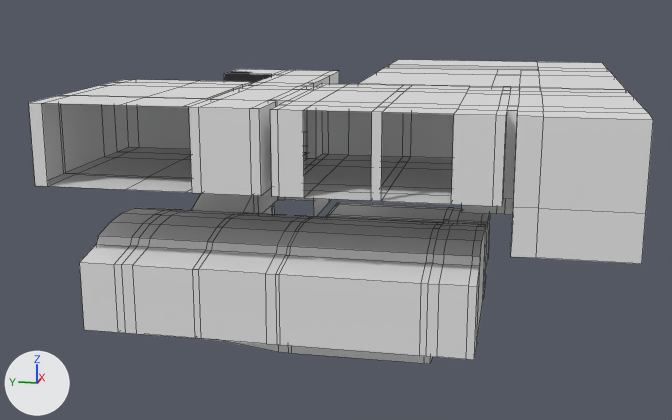
The FBX model Assets/models/new_journey_home/home v3 with roof.fbx as it was, and as the next commit left it.
Rendered twice from a camera (50 mm lens) standing at (-87.3, -6.6, 23.6) and looking at (-39.0, 3.1, 11.6). Lighting does not change. The marker at lower left points along +X, +Y and +Z. Mesh edges are drawn as thin lines.

In view in the first picture: 'Flat', 'Roof'.
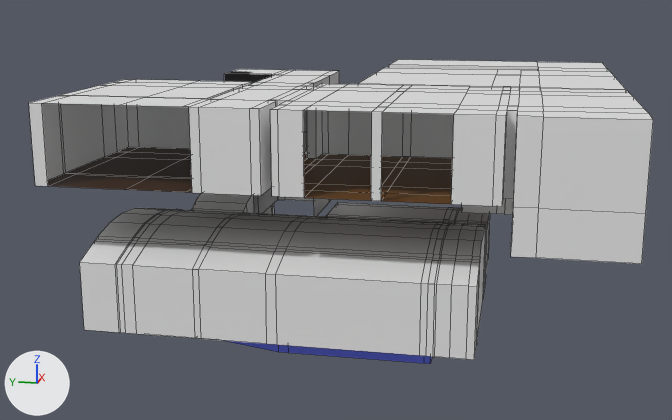
The change, as a diff of the scene's bpy script:
```diff
--- a/Assets/models/new_journey_home/home v3 with roof.fbx.py
+++ b/Assets/models/new_journey_home/home v3 with roof.fbx.py
@@ mat_dark_wooden_planks @@
+mat_dark_wooden_planks = principled_material('Dark wooden planks')
+mat_dark_wooden_planks.base_color = (0.0522, 0.0211, 0.00714)  # brown #412814
@@ mat_plaster @@
+mat_plaster = principled_material('Plaster')
+mat_plaster.base_color = (0.8, 0.8, 0.8)  # white #e7e7e7
@@ mat_gress @@
+mat_gress = principled_material('gress')
+mat_gress.base_color = (0.8, 0.8, 0.8)  # white #e7e7e7
@@ mat_pool_tiles @@
+mat_pool_tiles = principled_material('Pool tiles')
+mat_pool_tiles.base_color = (0.106, 0.137, 0.8)  # blue #5c67e7
@@ mat_dark_gress @@
+mat_dark_gress = principled_material('dark gress')
+mat_dark_gress.base_color = (0.402, 0.402, 0.402)  # grey #aaaaaa
@@ mat_wooden_planks @@
+mat_wooden_planks = principled_material('Wooden Planks')
+mat_wooden_planks.base_color = (0.147, 0.0577, 0.00717)  # brown #6b4414
@@ mat_pool_glow @@
+mat_pool_glow = principled_material('pool glow')
+mat_pool_glow.base_color = (1.0, 1.0, 1.0)  # white #ffffff
@@ me_plane_001 @@
 # used by ob_flat; location = (-38.32, 1.26, 12.87)
-me_plane_001.from_pydata(...)  # 749 vertices, 645 faces; spans x -12.7..12.7, y -12.7..12.7, z -5.7..5.8
+me_plane_001.from_pydata(...)  # 880 vertices, 774 faces; spans x -12.7..12.7, y -12.7..12.7, z -5.7..5.8
+# me_plane_001 part 1
+# 68 vertices are removed from x -12.3..1.3, y -6.4..11.1, z -5.7..-0.3
+# 174 faces are deleted
+# 143 vertices are added at x -12.3..1.3, y -6.4..11.1, z -4.6..-0.3
+# 25 new vertices lie (0.0, -0.6, 0.0) away from vertices in x -12.3..1.3, y -4.8, z -4.6..-0.3
+# 16 new vertices lie (-1.3, 0.0, 0.0) away from vertices in x -2.7, y -6.4..11.1, z -4.6
+# 15 new vertices lie (-1.3, 0.0, 0.3) away from vertices in x -2.7, y -6.4..11.1, z -1.4..-1.3
+# 168 new faces join them, mat_plaster (white #e7e7e7)
+# 80 new faces join them, mat_gress (white #e7e7e7)
+# 15 new faces join them, mat_pool_tiles (blue #5c68e7)
+# 12 new faces join them, mat_wooden_planks (brown #6b4414)
+# 28 new faces join them, mat_pool_glow (white #ffffff)
+# me_plane_001 part 2: 77 faces spanning x -12.7..12.7, y -12.7..8.6, z -4.1..2.1 switch from no material to mat_wooden_planks (brown #6b4414)
+# me_plane_001 part 3: 16 faces spanning x -12.7..-2.7, y 5.5..12.7, z 2.1 switch from no material to mat_dark_wooden_planks (brown #412814)
+# me_plane_001 part 4: 60 faces spanning x -10.5..-4.5, y -4.4..9.1, z -5.7..-4.6 switch from no material to mat_pool_tiles (blue #5c68e7)
+# me_plane_001 part 5: 53 faces spanning x -2.7..4.1, y 2.5..8.6, z -4.6..5.7 switch from no material to mat_dark_gress (grey #aaaaaa)
+me_plane_001.materials.append(mat_plaster)  # white #e7e7e7
+me_plane_001.materials.append(mat_pool_glow)  # white #ffffff
+me_plane_001.materials.append(mat_gress)  # white #e7e7e7
```

Changed parts and their boxes [x1, y1, x2, y2] in the pictures (672 x 420 px):
part 1 of me_plane_001, built on
    both: [80, 193, 487, 363]
part 2 of me_plane_001, recoloured (grey to brown)
    both: [304, 153, 453, 204]
part 3 of me_plane_001, recoloured
    both: [48, 147, 192, 193]
part 4 of me_plane_001, recoloured (grey to blue)
    both: [226, 341, 432, 364]
part 5 of me_plane_001, recoloured
    both: [224, 71, 339, 216]
